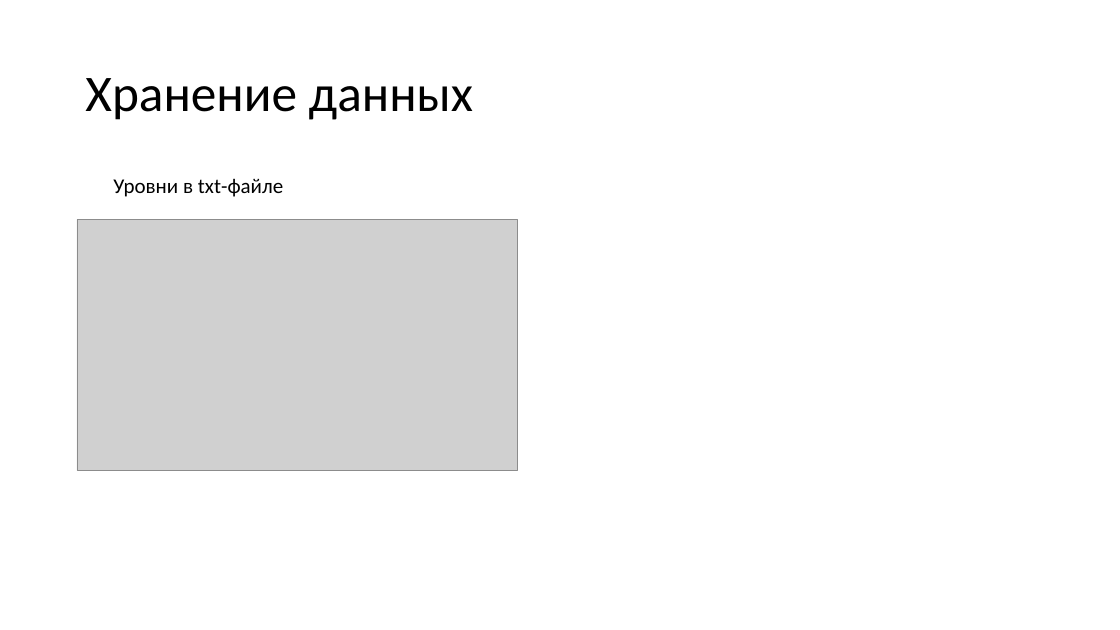
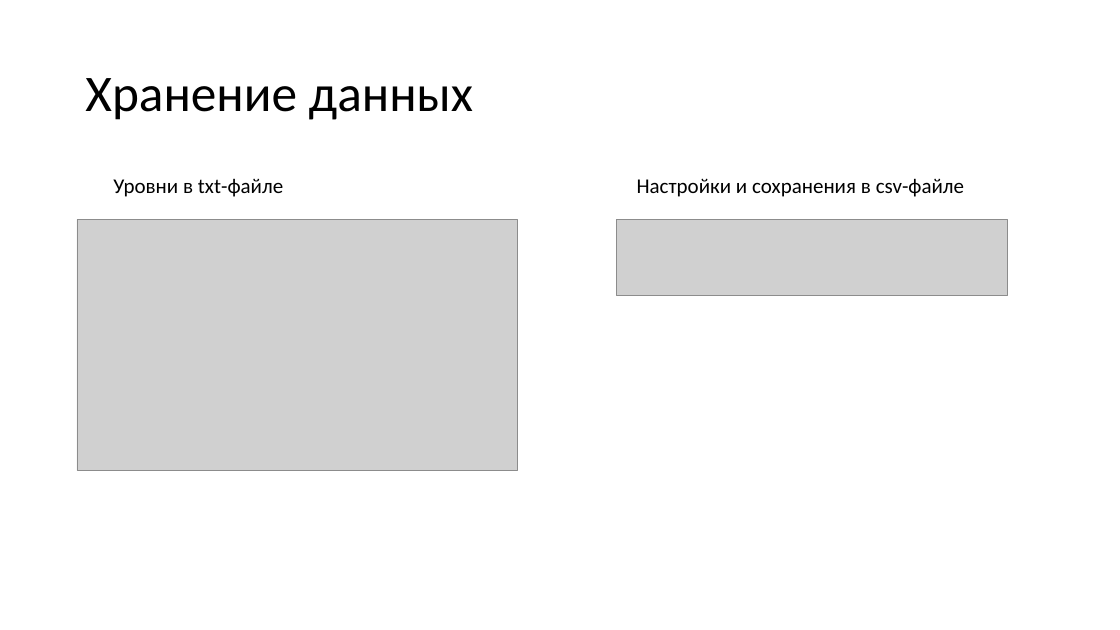
Before and after one commit to Scheise45/projeckt_2, a slide deck: slide 10 of документы/проект2.pptx. Drawn at 1120x630 pixels with LibreOffice and Linux fonts; fonts in the diff are those of the drawing; grey boxes stand for pictures. Boxes give left, top, right and bottom in pixels: in the first picture for what was removed or moved away, otherwise in the second. Text is boxed around its words. In the diff, an @@ line names an element or a change of style, - is before the commit and + after.

```diff
--- a/документы/проект2.pptx
+++ b/документы/проект2.pptx
@@ text added at [637,178,964,197], 18 pt, text #000000 @@
+Настройки и сохранения в csv-файле
@@ picture added at [617,219,1008,296] @@
```
Also in this commit, not shown: 6 other slides changed, 4 slides added, 1 slide removed, 7 other files.
